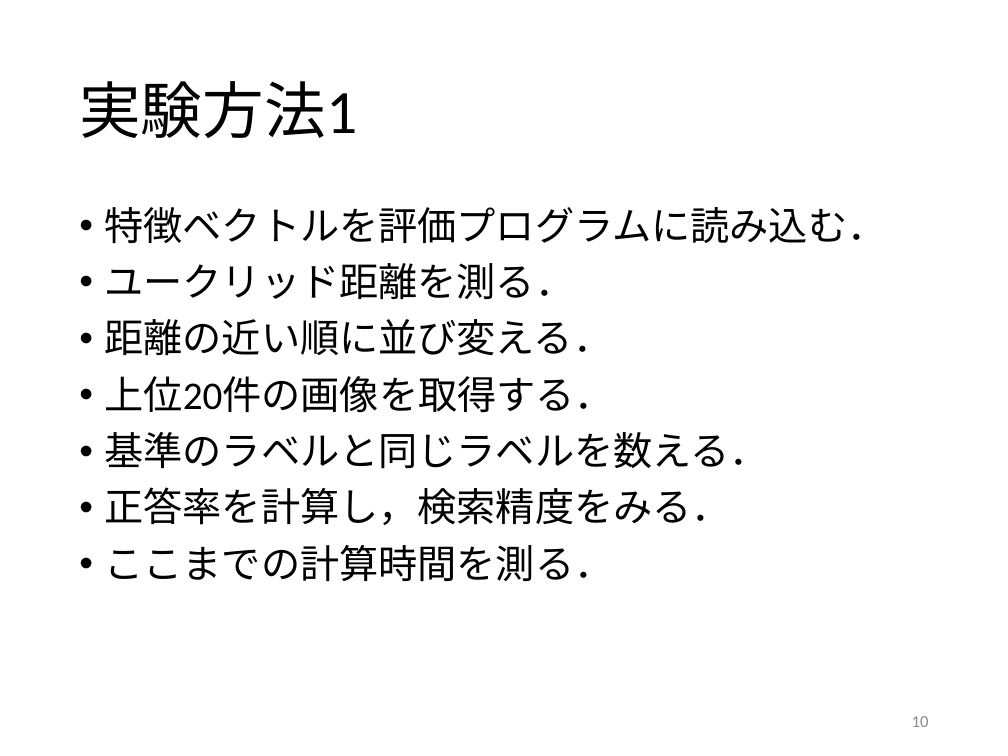
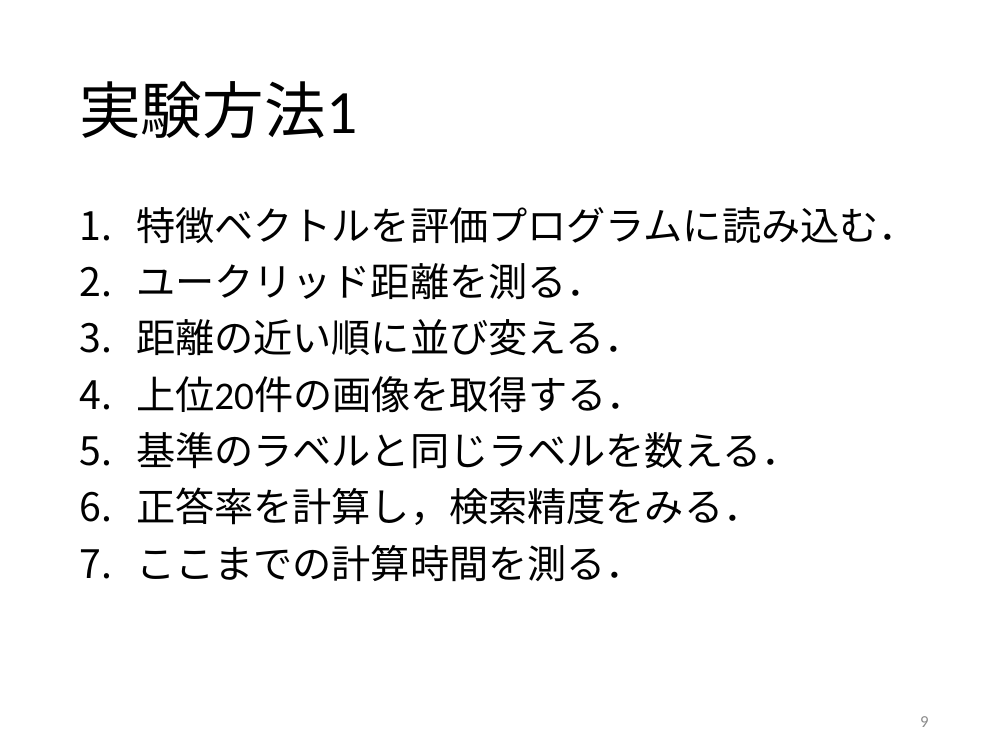
Before and after one commit to kait-takanolab/1821005-yoshioka-thesis, a slide deck: slide 9 of 卒研発表/卒論発表.pptx (slide 10 before the commit). Drawn at 1008x756 pixels with LibreOffice and Linux fonts; fonts in the diff are those of the drawing. Boxes give left, top, right and bottom in pixels: in the first picture for what was removed or moved away, otherwise in the second. Text is boxed around its words. In the diff, an @@ line names an element or a change of style, - is before the commit and + after.

```diff
--- a/卒研発表/卒論発表.pptx
+++ b/卒研発表/卒論発表.pptx
@@ text "特徴ベクトルを評価プログラムに読み込む．" at (x1=136, y1=207, x2=918, y2=582): bullet • to 1. @@
@@ page number at (x1=920, y1=716, x2=928, y2=727): text changed @@
-10
+9
```
Also in this commit, not shown: 1 other slide changed, 1 slide added.
